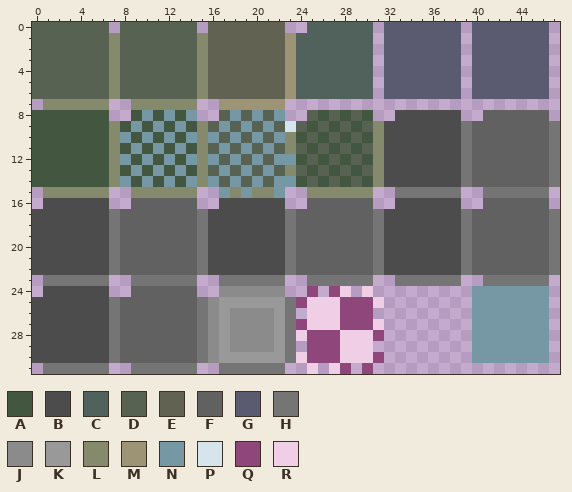
File history of a pixel-art sprite, docs/assets/images/darkTiles.png. That is the earlier state.
The file is 48x32 pixels. Colours within 5 levels of each other are drawn and written as one.
Palette (. is transparent): A #435640  B #4c4c4c  C #51615b  D #586252  E #626252  F #616161  G #5a5a70  H #757575  J #8b8b8b  K #999999  L #848a6b  M #9c9475  N #7697a4  P #d5e4ed  Q #8f467b  R #f0cee5
Once edited:
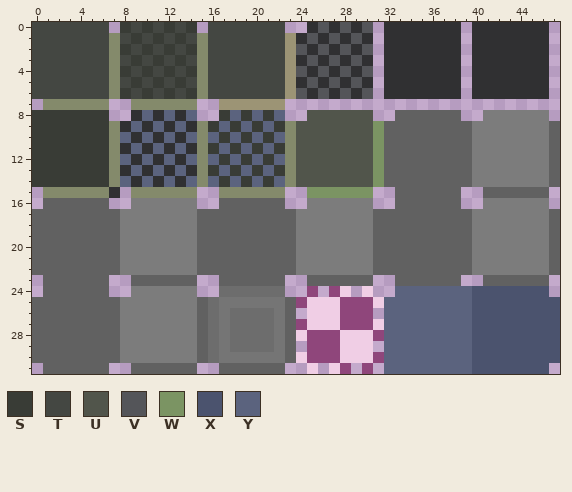
Colours new in this view: S #393c36  T #444742  U #51554b  V #545559  W #7b9463  X #4b536e  Y #5b637e
Edits made:
colour B: #4c4c4c -> #616161
colour F: #616161 -> #7c7c7c
colour G: #5a5a70 -> #303032
colour J: #8b8b8b -> #6d6d6d
Changed rows in their new state; - is a pixel that keeps its letter.
first column x 0:
 0 TTTTTTT-STSTSTS-TTTTTTT--GVGVGV-----------------
 1 TTTTTTT-TSTSTST-TTTTTTT-GVGVGVG-----------------
 2 TTTTTTT-STSTSTS-TTTTTTT-VGVGVGV-----------------
 3 TTTTTTT-TSTSTST-TTTTTTT-GVGVGVG-----------------
 4 TTTTTTT-STSTSTS-TTTTTTT-VGVGVGV-----------------
 5 TTTTTTT-TSTSTST-TTTTTTT-GVGVGVG-----------------
 6 TTTTTTT-STSTSTS-TTTTTTT-VGVGVGV-----------------
 8 SSSSSSS--GYGYGY--SYSYSY--UUUUUU-----------------
 9 SSSSSSS-GYGYGYG-SYSYSYSLUUUUUUUW-------B-------B
10 SSSSSSS-YGYGYGY-YSYSYSY-UUUUUUUW-------B-------B
11 SSSSSSS-GYGYGYG-SYSYSYS-UUUUUUUW-------B-------B
12 SSSSSSS-YGYGYGY-YSYSYSYLUUUUUUUW-------B-------B
13 SSSSSSS-GYGYGYG-SYSYSYS-UUUUUUUW-------B-------B
14 SSSSSSS-YGYGYGY-YSYSYSYLUUUUUUUW-------B-------B
15 -------G---------L-L--L--WWWWWW--BBBBBB--BBBBBB-
17 -------B-------B-------B-------B-------B-------B
18 -------B-------B-------B-------B-------B-------B
19 -------B-------B-------B-------B-------B-------B
20 -------B-------B-------B-------B-------B-------B
21 -------B-------B-------B-------B-------B-------B
22 -------B-------B-------B-------B-------B-------B
23 -BBBBBB--BBBBBB--BBBBBB--BBBBBB--BBBBBB--BBBBBB-
24 ---------------------------------YYYYYYYXXXXXXX-
25 -------B-------B-HHHHHHB--------YYYYYYYYXXXXXXXX
26 -------B-------B-H----HB--------YYYYYYYYXXXXXXXX
27 -------B-------B-H----HB--------YYYYYYYYXXXXXXXX
28 -------B-------B-H----HB--------YYYYYYYYXXXXXXXX
29 -------B-------B-H----HB--------YYYYYYYYXXXXXXXX
30 -------B-------B-HHHHHHB--------YYYYYYYYXXXXXXXX
31 -BBBBBB--BBBBBB--BBBBBB---------YYYYYYYYXXXXXXX-
Pixel boxes of the changes (left, top, right, bottom) in both pictures:
changed: (32, 22, 560, 374)
